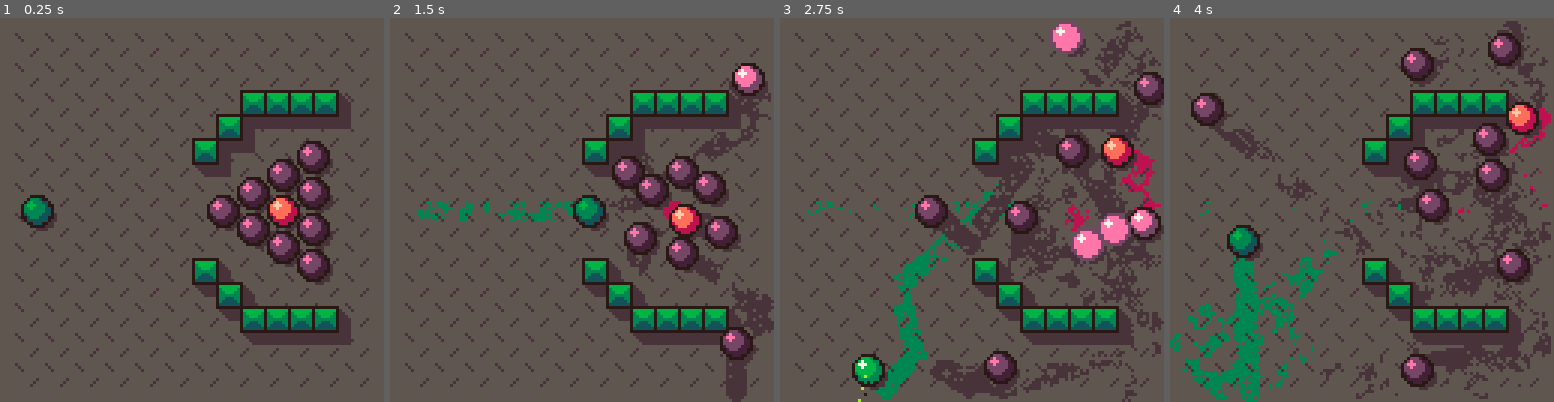
Above: before the commit, frames 1-4 (left to right).
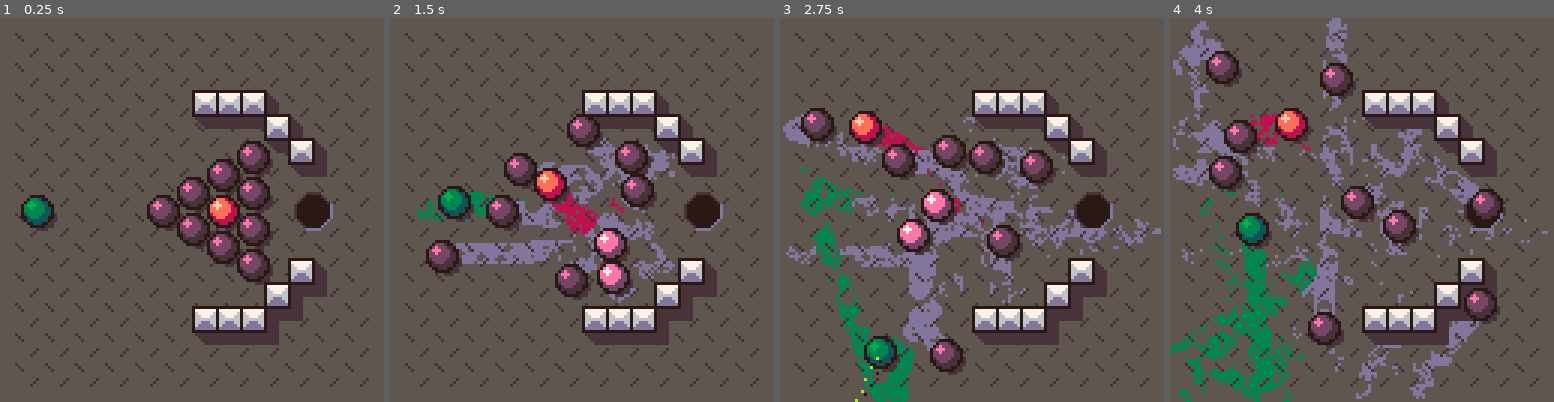
Above: after the commit, the same moments.

Repository: seimon/balls
Game: PICO-8 cartridge balls.p8
The game is run twice, just before and just after one commit, with the same random seed, the same clock (stepped at 60 frames per second) and the same inputs.
Inputs:
- Up to frame 1 (0.25 s): no input
- Up to frame 2 (1.5 s): tap O (Z key) at 0.7 s
- Up to frame 3 (2.75 s): hold Right 1.6-2.1 s; tap O (Z key) at 1.7, 2.1, 2.5 s; hold Up 2.15-2.42 s; hold Right from 2.47 s (still down)
- Up to frame 4 (4 s): tap O (Z key) at 2.9, 3.3, 3.7 s; release Right at 3.03 s; hold Left 3.08-3.58 s; hold Down 3.63-3.97 s

The runs differ from the first frame. In frame 1, 18% of the frame differs, in the area x 38-92%, y 18-86%; in frame 2, 27%; in frame 3, 37%, in the area x 0-100%, y 0-100%; in frame 4, 36%.

Commit message:
색상 더 다듬음, 홀 추가(동작은 안함), 벽 배치방식 단순화

Diff:
--- a/balls.lua
+++ b/balls.lua
@@ -81,7 +81,9 @@
 -- 원과 박스의 충돌 처리
 function bouncing_boxes(c)
 	for b in all(boxes) do
-		local x1,y1,x2,y2=b[1],b[2],b[3],b[4]
+		-- local x1,y1,x2,y2=b[1],b[2],b[3],b[4]
+		local x1,y1=b[1]*8,b[2]*8
+		local x2,y2=x1+b[3]*8,y1+b[4]*8
 		-- 좌우 + 모서리
 		if c.y+c.r>y1 and c.y-c.r<y2 then
 			if c.y>y1 and c.y<y2 then -- 좌우 벽면
@@ -232,7 +234,8 @@
 
 -- 정사각형 큐브 그리기
 function draw_cube_7x7(x,y)
-	local c1,c2,c3=3,6,11 -- 초록
+	-- local c1,c2,c3=3,6,11 -- 초록
+	local c1,c2,c3=4,2,7 -- 회색
 	-- local c1,c2,c3=5,13,12 -- 보라
 	-- c1,c2,c3=8,14,15 -- 주황
 
@@ -285,11 +288,27 @@
 	local colors={}
 	colors[1]={3,6,11,6} -- 녹색(어두운,중간,하이라이트,이동자국)
 	colors[2]={8,14,15,8} -- 주황색
-	colors[3]={2,13,12,5} -- 포도색
+	-- colors[3]={2,13,12,5} -- 포도색
+	colors[3]={5,13,12,4} -- 포도색
+
+	-- 홀 추가
+	holes={}
+	add(holes,{x=104,y=64,r=5,})
 
 	-- 구슬 여럿 추가
 	circles={}
-	for i=1,0 do
+	add(circles,{x=12,y=64,r=5,sx=0,sy=0,hit_c=0,c=colors[1],is_player=true}) -- 초록 구슬
+	add(circles,{x=54,y=64,r=5,sx=0,sy=0,hit_c=0,c=colors[3]})
+	add(circles,{x=64,y=64-6,r=5,sx=0,sy=0,hit_c=0,c=colors[3]})
+	add(circles,{x=64,y=64+6,r=5,sx=0,sy=0,hit_c=0,c=colors[3]})
+	add(circles,{x=74,y=64-12,r=5,sx=0,sy=0,hit_c=0,c=colors[3]})
+	add(circles,{x=74,y=64,r=5,sx=0,sy=0,hit_c=0,c=colors[2]}) -- 주황 구슬
+	add(circles,{x=74,y=64+12,r=5,sx=0,sy=0,hit_c=0,c=colors[3]})
+	add(circles,{x=84,y=64-18,r=5,sx=0,sy=0,hit_c=0,c=colors[3]})
+	add(circles,{x=84,y=64-6,r=5,sx=0,sy=0,hit_c=0,c=colors[3]})
+	add(circles,{x=84,y=64+6,r=5,sx=0,sy=0,hit_c=0,c=colors[3]})
+	add(circles,{x=84,y=64+18,r=5,sx=0,sy=0,hit_c=0,c=colors[3]})
+	--[[ for i=1,0 do
 		local c={}
 		c.x=14+(i-1)%5*24
 		c.y=20+flr((i-1)/5)*30
@@ -300,32 +319,22 @@
 		c.sy=sin(dir)*spd
 		c.hit_c=0
 		add(circles,c)
-	end
-	add(circles,{x=12,y=64,r=5,sx=0,sy=0,hit_c=0,c=colors[1],is_player=true}) -- 초록 구슬
-	add(circles,{x=74,y=64,r=5,sx=0,sy=0,hit_c=0,c=colors[3]})
-	add(circles,{x=84,y=64-6,r=5,sx=0,sy=0,hit_c=0,c=colors[3]})
-	add(circles,{x=84,y=64+6,r=5,sx=0,sy=0,hit_c=0,c=colors[3]})
-	add(circles,{x=94,y=64-12,r=5,sx=0,sy=0,hit_c=0,c=colors[3]})
-	add(circles,{x=94,y=64,r=5,sx=0,sy=0,hit_c=0,c=colors[2]}) -- 주황 구슬
-	add(circles,{x=94,y=64+12,r=5,sx=0,sy=0,hit_c=0,c=colors[3]})
-	add(circles,{x=104,y=64-18,r=5,sx=0,sy=0,hit_c=0,c=colors[3]})
-	add(circles,{x=104,y=64-6,r=5,sx=0,sy=0,hit_c=0,c=colors[3]})
-	add(circles,{x=104,y=64+6,r=5,sx=0,sy=0,hit_c=0,c=colors[3]})
-	add(circles,{x=104,y=64+18,r=5,sx=0,sy=0,hit_c=0,c=colors[3]})
+	end ]]
+
+
 
 	-- 박스 추가
 	boxes={}
-	add(boxes,{64,40,72,48})
-	add(boxes,{72,32,80,40})
-	add(boxes,{64,80,72,88})
-	add(boxes,{72,88,80,96})
-	add(boxes,{80,24,112,32})
-	add(boxes,{80,96,112,104})
-
+	add(boxes,{8,3,3,1})
+	add(boxes,{11,4,1,1})
+	add(boxes,{12,5,1,1})
+	add(boxes,{12,10,1,1})
+	add(boxes,{11,11,1,1})
+	add(boxes,{8,12,3,1})
 
 	-- 팔레트는 보너스 색상과 섞어서 사용
 	-- https://www.lexaloffle.com/bbs/?pid=68190#p
-	pal({[0]=128,129,130,131,132,133,3,7,136,5,138,139,14,141,142,15},1)
+	pal({[0]=128,129,6,131,13,133,3,7,136,5,138,139,14,141,142,15},1)
 end
 
 kick=false
@@ -370,8 +379,8 @@
 	if btn(0) or btn(1) or btn(2) or btn(3) then
 		kick_ready_t=60
 		-- 좌우 키로 각도
-		if btn(0) then kick_a_acc=min(0.4,kick_a_acc+0.001)
-		elseif btn(1) then kick_a_acc=max(-0.4,kick_a_acc-0.001) end
+		if btn(0) then kick_a_acc=min(0.4,kick_a_acc+0.0015)
+		elseif btn(1) then kick_a_acc=max(-0.4,kick_a_acc-0.0015) end
 		-- 상하 키로 파워
 		if btn(2) then kick_pow+=(kick_pow_max-kick_pow)*0.04
 		elseif btn(3) then kick_pow+=(kick_pow_min-kick_pow)*0.04 end
@@ -379,7 +388,7 @@
 		kick_ready_t=max(0,kick_ready_t-1)
 	end
 	kick_a+=kick_a_acc
-	kick_a_acc=abs(kick_a_acc)<0.0006 and 0 or kick_a_acc*0.86
+	kick_a_acc=abs(kick_a_acc)<0.0006 and 0 or kick_a_acc*0.80
 end
 
 function _draw()
@@ -389,7 +398,7 @@
 	-- 이전 프레임의 자국을 붙여넣은 후 배경색 원, 점을 그려서 조금씩 지우는 방식
 	pasteprevframe()
 	for c in all(circles) do
-		circfill(c.x,c.y,c.r*0.8,c.c[4])
+		if(not c.is_hole) circfill(c.x,c.y,c.r*0.8,c.c[4])
 	end
 	for i=0,80 do
 		if(i<20) circfill(rnd(sw),rnd(sh),i<8 and 2 or 1,c_bg)
@@ -432,7 +441,9 @@
 
 	-- 박스+그림자
 	for b in all(boxes) do
-		local x1,y1,x2,y2=b[1],b[2],b[3],b[4]
+		-- local x1,y1,x2,y2=b[1],b[2],b[3],b[4]
+		local x1,y1=b[1]*8,b[2]*8
+		local x2,y2=x1+b[3]*8,y1+b[4]*8
 		-- 전체 그림자
 		pset(x2+1,y1+1,c_sd)
 		pset(x1+1,y2+1,c_sd)
@@ -452,6 +463,21 @@
 		rect(x1,y1,x2,y2,0) -- outline
 	end
 
+	-- 홀 그리기
+	for c in all(holes) do
+		local x,y=flr(c.x+0.5),flr(c.y+0.5)
+		circ(x+1,y,c.r,4)
+		circ(x,y+1,c.r,4)
+		circ(x,y-1,c.r,5)
+		circ(x-1,y,c.r,5)
+		circfill(x,y,c.r,0)
+		-- circfill(x,y,c.r-2,5)
+		-- circfill(x,y+1,c.r-2,5)
+		-- circfill(x+1,y,c.r-2,5)
+		-- circfill(x+1,y+1,c.r-2,5)
+		-- circ(x,y,c.r-f%40/10,5)
+	end
+
 	-- 구슬 그리기
 	for c in all(circles) do
 		local x,y=flr(c.x+0.5),flr(c.y+0.5)
@@ -466,8 +492,6 @@
 		circfill(x-1,y-1,c.r-2,c2)
 		line(x-3,y-2,x-1,y-2,c3)
 		line(x-2,y-3,x-2,y-1,c3)
-		-- pset(x-4,y-2,c4)
-		-- pset(x-2,y-4,c4)
 
 		if(c.hit_c>0) c.hit_c-=1
 	end
Not shown, changed: index.js
